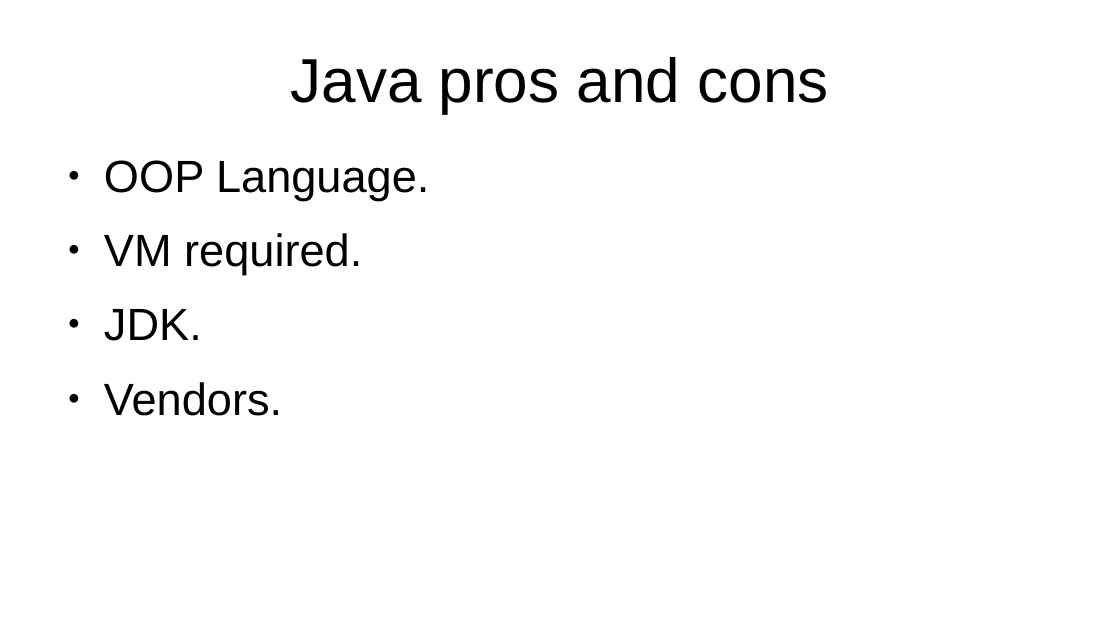
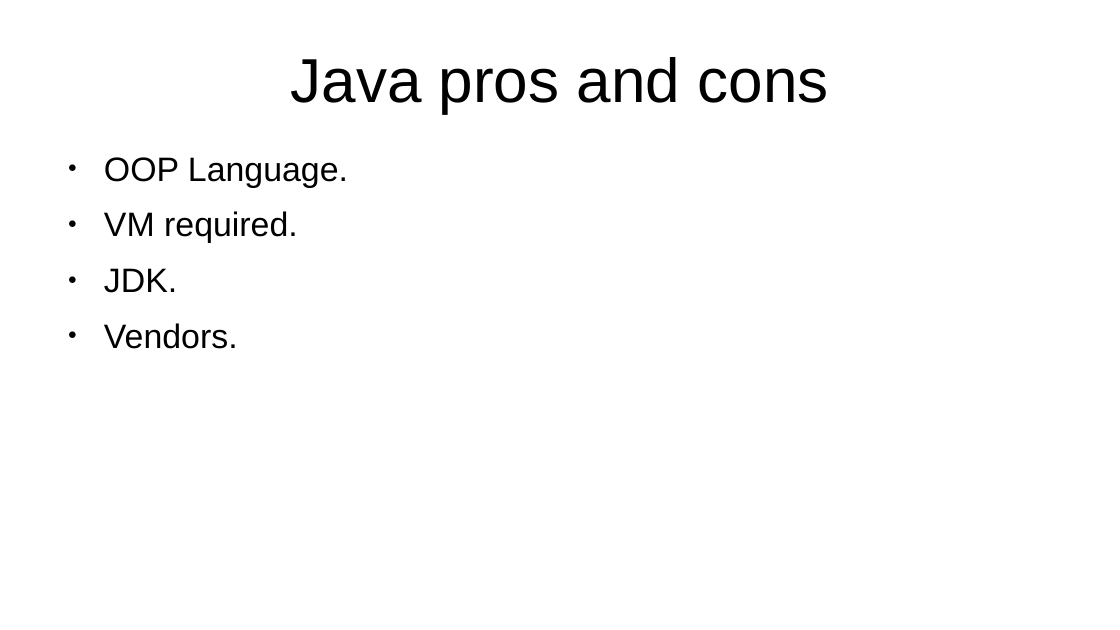
Before and after one commit to Neznajki/devclub-almost-java-materials, a slide deck: slide 3 of Presentation.odp. Drawn at 1120x630 pixels with LibreOffice and Linux fonts; fonts in the diff are those of the drawing. Boxes give left, top, right and bottom in pixels: in the first picture for what was removed or moved away, otherwise in the second. Text is boxed around its words. In the diff, an @@ line names an element or a change of style, - is before the commit and + after.

```diff
--- a/Presentation.odp
+++ b/Presentation.odp
@@ text "OOP Language." at box(104, 157, 348, 349): size 32 to 24 pt; less space between paragraphs @@
```
Also in this commit, not shown: 2 other slides changed, 12 slides added.
